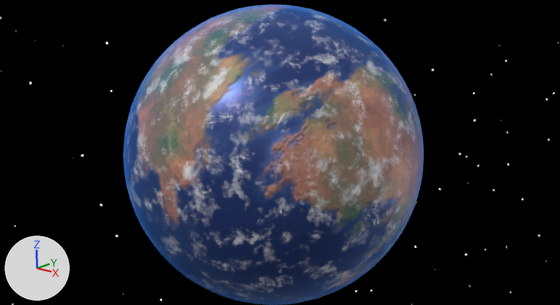
The Blender file Blend Files/procedualEarth1.blend, before and after one commit.
Before and after are seen from the file's camera 'Camera'. Every picture has the same lights, and +X, +Y and +Z are marked at lower left.

In view in the first picture: 'Plane', 'earth'.
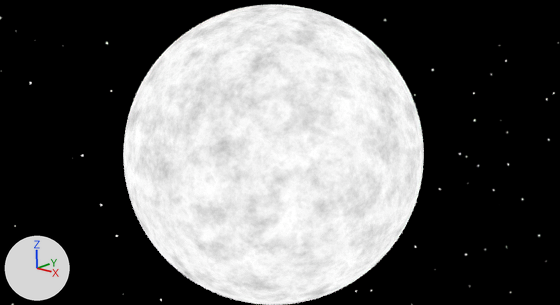
The change, as a diff of the scene's bpy script:
```diff
--- a/Blend Files/procedualEarth1.blend.py
+++ b/Blend Files/procedualEarth1.blend.py
@@ mat_material_001 @@
 mat_material_001 = bpy.data.materials.new('Material.001')
-# nodes: BsdfPrincipled x4, Bump x5, LayerWeight, Mapping, Mix x7, MixShader x3, OutputMaterial, TexCoord x14, TexNoise x14, TexVoronoi x2, ValToRGB x12
-# colours: black #000000, white #ffffff, yellow #e1c072, orange #d7863e, green #7fa03d, beige #ffe9a9, dark green #24592d, brown #aa6543
+# nodes: Emission, OutputMaterial, TexCoord, TexNoise, TexVoronoi
```

Where the change shows, as pixel boxes (x1, y1, x2, y2) in the pictures (560 x 305 px):
'earth', surface changed
    both: (123, 5, 424, 305)
